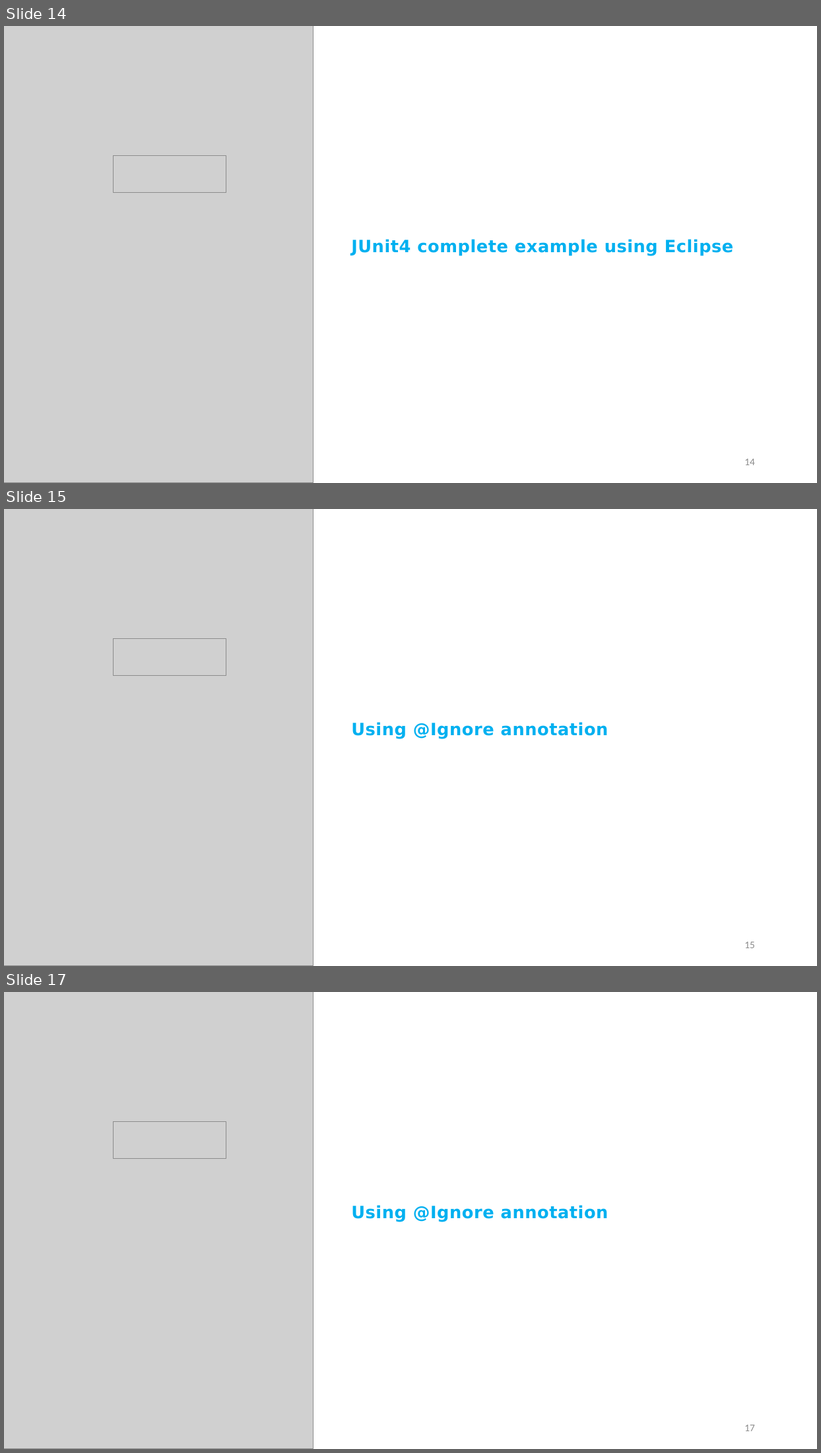
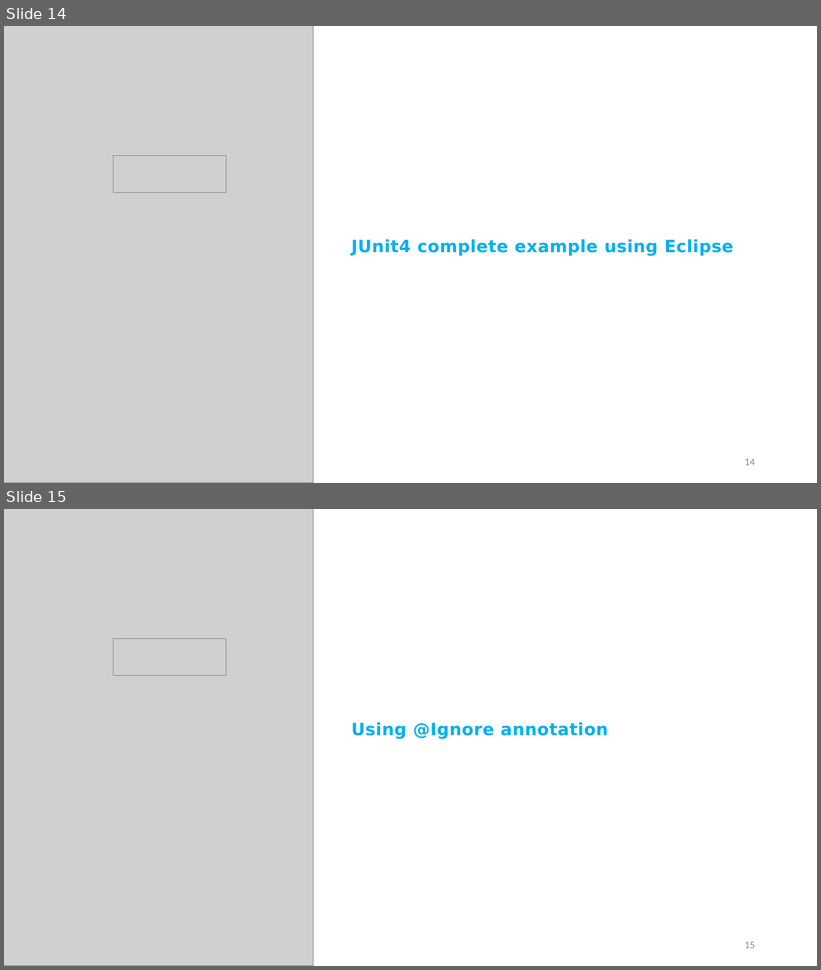
Before and after one commit to StevenJoseph19/Java8, a slide deck: Day 5/Slides/1. JUnit 4/junit4-for-unit-testing-slides.pptx. Shown one above the other, each under a label of ours: slides 14, 15 and 17 before the commit, slides 14 and 15 after it; the slides between them are not shown. The pictures are 821x1453 and 821x970 pixels, drawn with LibreOffice and Linux fonts; fonts in the diff are those of the drawing; grey boxes stand for pictures; background and template pictures are left out. Boxes give left, top, right and bottom in pixels: in the first picture for what was removed or moved away, otherwise in the second. Text is boxed around its words. In the diff, an @@ line names an element or a change of style, - is before the commit and + after.

```diff
--- a/Day 5/Slides/1. JUnit 4/junit4-for-unit-testing-slides.pptx
+++ b/Day 5/Slides/1. JUnit 4/junit4-for-unit-testing-slides.pptx
@@ slide 15 removed at (x1=4, y1=509, x2=817, y2=966), background #FFFFFF @@
@@ picture removed at (x1=4, y1=509, x2=314, y2=966) @@
@@ picture removed at (x1=113, y1=639, x2=226, y2=675) @@
@@ text removed at (x1=351, y1=722, x2=609, y2=739) @@
-Using @Ignore annotation
@@ page number removed at (x1=745, y1=942, x2=755, y2=949) @@
-15
@@ what was slide 17 is now slide 15 @@
@@ page number at (x1=745, y1=942, x2=755, y2=949): text changed @@
-17
+15
```
Also in this commit, not shown: 1 other slide removed, 2 other files.
